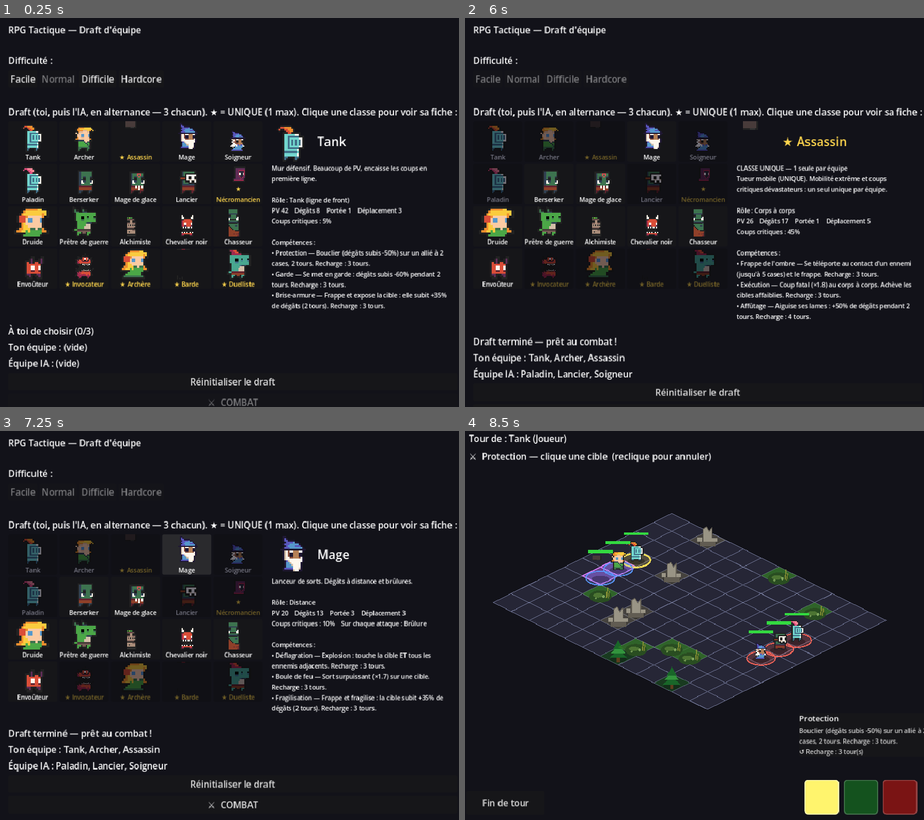
Above: before the commit, frames 1-4 (two rows, left to right).
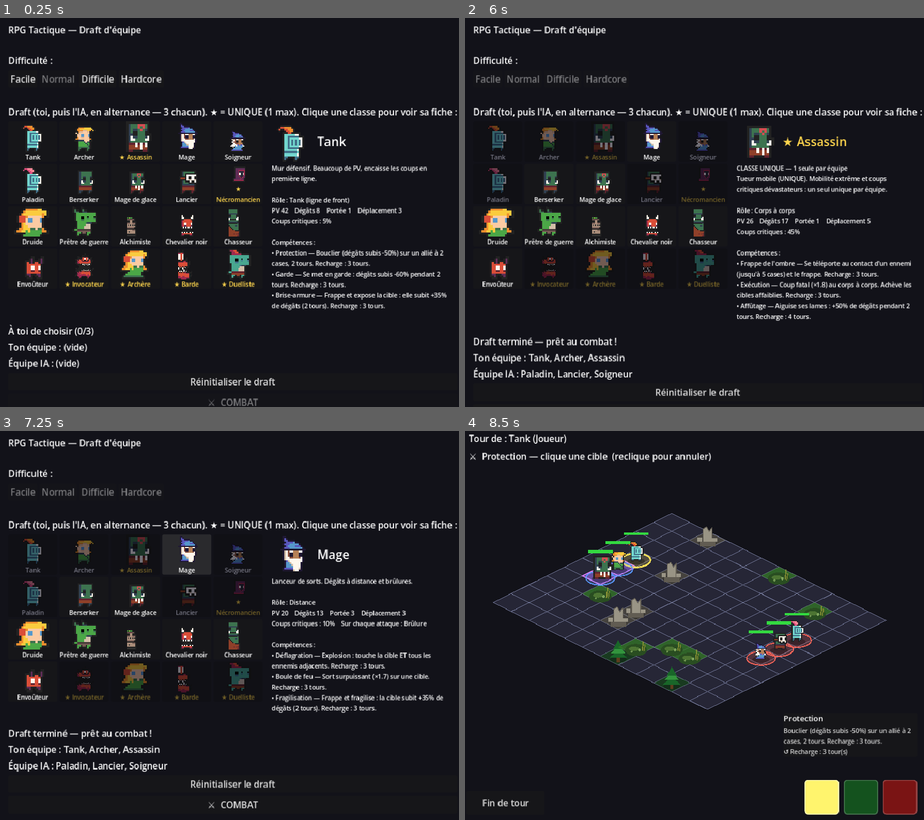
Above: after the commit, the same moments.

Repository: bodji27200-web/mon-jeux-video-
Game: Godot game, scene res://TeamSelect.tscn
Same seed, same stepped clock (60 frames per second), same inputs: the game is played once before the commit and once after it.
Inputs (mouse positions are in pixels of both pictures, inside the frame that each line leads up to):
- Up to frame 1 (0.25 s): no input
- Up to frame 2 (6 s): click "Facile" at 0.5 s; click "Normal" at 1.25 s; click "Difficile" at 2 s; click "Normal" at 2.75 s; click "Hardcore" at 3.5 s; click (497, 142) at 4.27 s; click (547, 142) at 5.02 s; click (598, 142) at 5.77 s
- Up to frame 3 (7.25 s): click (188, 555) at 6.52 s
- Up to frame 4 (8.5 s): click "⚔ COMBAT" at 7.25 s; click (823, 796) at 8.02 s

The runs differ from the first frame. In frame 1, 0.4% of the frame differs, in the area x 27-42%, y 26-68%; in frame 2, 0.7%; in frame 3, 0.3%; in frame 4, 1.0%, in the area x 27-100%, y 32-84%.

Commit message:
Fix sprites assassin/barde + panel compétence tronqué
- assassin : coordonnées corrigées → Rect2(432,240,16,13) créature sombre
  (les coords d'Eline y=299 étaient dans une zone vide = 11% opaque)
- barde : coordonnées corrigées → Rect2(128,372,16,28) héros warm-tone
  (les coords d'Eline y=351 étaient vides = 4% opaque)
  Les 4 frames d'animation sont valides pour les deux sprites (PIL vérifié)
- Panel info compétence : ancré à droite (x=580) pour ne pas dépasser les
  832 px du viewport (avant : x=608+240=848, texte coupé)

https://claude.ai/code/session_01J6hbyjDTLLPj9SyyuD84C8

Diff:
--- a/Battle.gd
+++ b/Battle.gd
@@ -108,7 +108,7 @@
 	# Panneau d'info instantané (s'affiche au survol, pas de tooltip lent).
 	_skill_info_panel = PanelContainer.new()
 	_skill_info_panel.custom_minimum_size = Vector2(240, 0)
-	_skill_info_panel.position = Vector2(x0 - 10, y - 120)
+	_skill_info_panel.position = Vector2(832 - 252, y - 120)  # ancré à droite, pas de débord
 	_skill_info_panel.visible = false
 	var vb := VBoxContainer.new()
 	vb.add_theme_constant_override("separation", 4)
--- a/Unit.gd
+++ b/Unit.gd
@@ -23,7 +23,7 @@
 	"archere":         Rect2(128, 16, 16, 16),   # elf_f
 	"mage":            Rect2(128, 170, 16, 22),  # wizzard_m
 	"soigneur":        Rect2(128, 132, 16, 28),  # wizzard_f
-	"assassin":        Rect2(128, 299, 16, 24),  # hero (zone après alchimiste)
+	"assassin":        Rect2(432, 240, 16, 13),  # créature sombre (tight bounds)
 	"duelliste":       Rect2(128, 205, 16, 19),  # lizard_f
 	"berserker":       Rect2(368, 204, 16, 20),  # orc_warrior
 	"lancier":         Rect2(368, 172, 16, 20),  # masked_orc
@@ -36,7 +36,7 @@
 	"chasseur":        Rect2(128, 325, 16, 26),  # guerrier vert = rôle chasseur/rôdeur
 	"pretreguerrier":  Rect2(128, 237, 16, 19),  # lizard_m
 	"invocateur":      Rect2(16, 364, 32, 36),   # big_demon
-	"barde":           Rect2(128, 351, 16, 24),  # hero (zone après chasseur)
+	"barde":           Rect2(128, 372, 16, 28),  # hero dernier slot (tight bounds)
 	"squelette_guerrier": Rect2(368, 80, 16, 16),  # skelet
 	"squelette_archer":   Rect2(368, 80, 16, 16),  # skelet
 	"golem_pierre":    Rect2(16, 320, 32, 32),   # ogre
